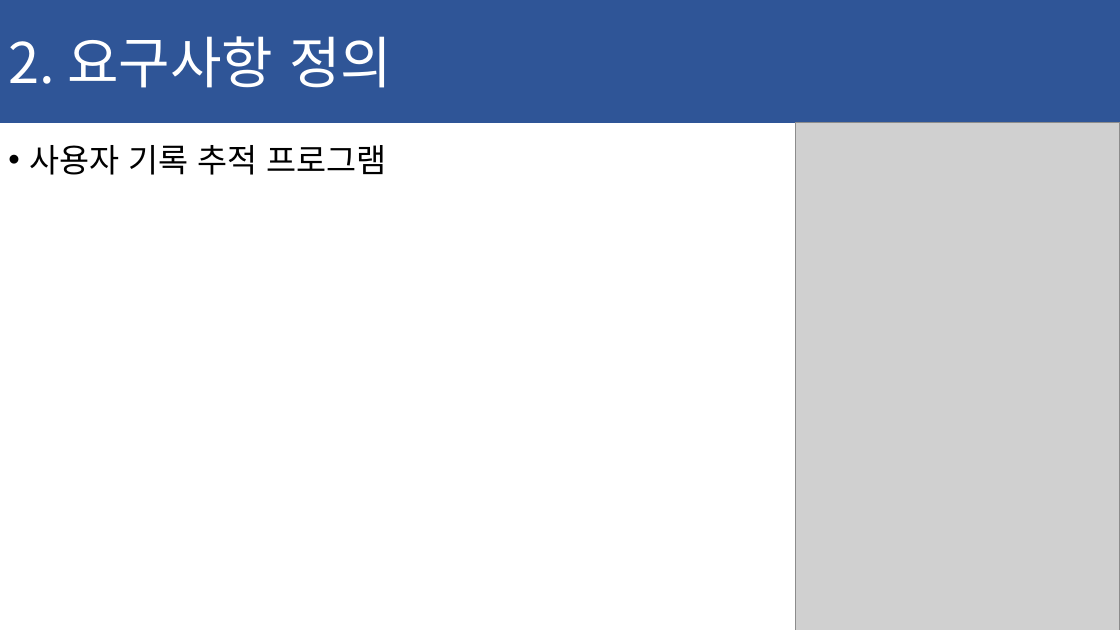
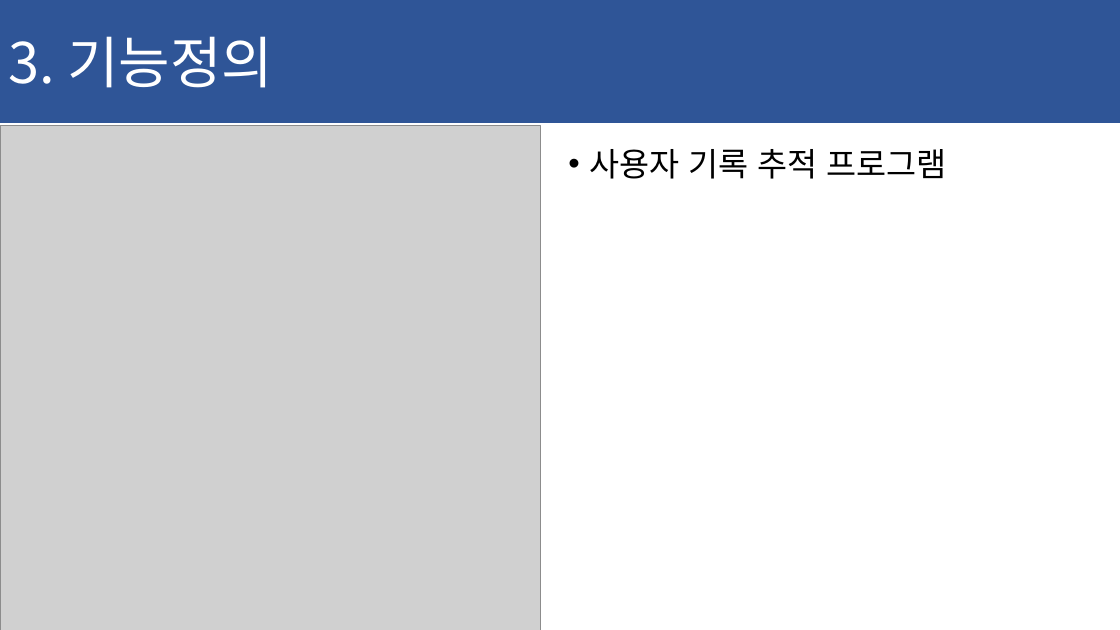
Before and after one commit to ChaeSung-Lee/DJ_InternShip, a slide deck: slide 22 of 2021_Summer/jp.hong/Project_BnD_jph.pptx (slide 16 before the commit). Drawn at 1120x630 pixels with LibreOffice and Linux fonts; fonts in the diff are those of the drawing; grey boxes stand for pictures. Boxes give left, top, right and bottom in pixels: in the first picture for what was removed or moved away, otherwise in the second. Text is boxed around its words. In the diff, an @@ line names an element or a change of style, - is before the commit and + after.

```diff
--- a/2021_Summer/jp.hong/Project_BnD_jph.pptx
+++ b/2021_Summer/jp.hong/Project_BnD_jph.pptx
@@ text in rectangle at [8, 36, 273, 88]: text changed @@
-2. 요구사항 정의
+3. 기능정의
@@ picture added at [0, 125, 540, 630] @@
@@ text "사용자 기록 추적 프로그램": place and size @@
-text "사용자 기록 추적 프로그램" at [29, 145, 387, 175]
+text "사용자 기록 추적 프로그램" at [589, 149, 947, 179]
@@ picture removed at [796, 123, 1120, 630] @@
```
Also in this commit, not shown: 2 other slides changed, 3 slides added.
